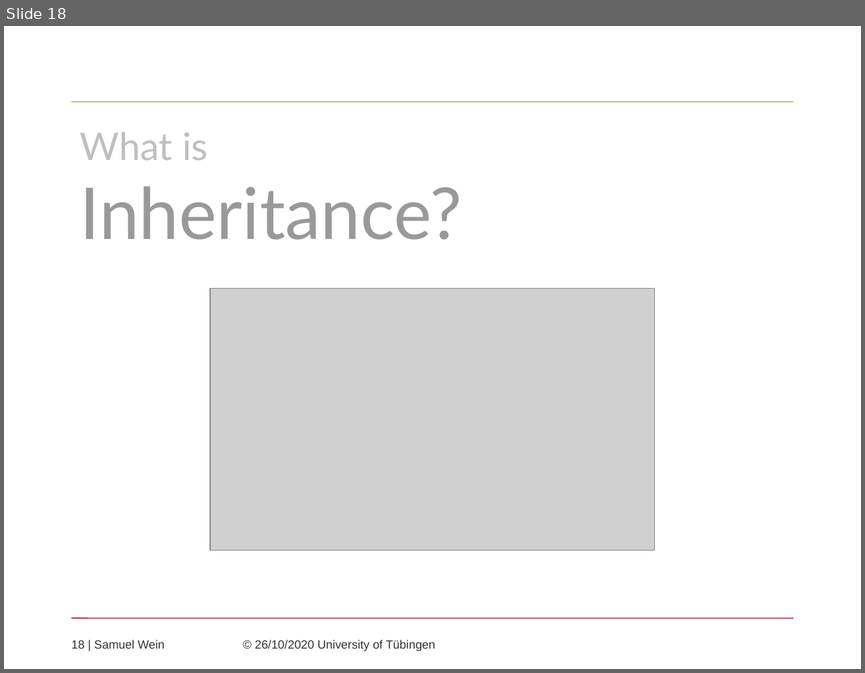
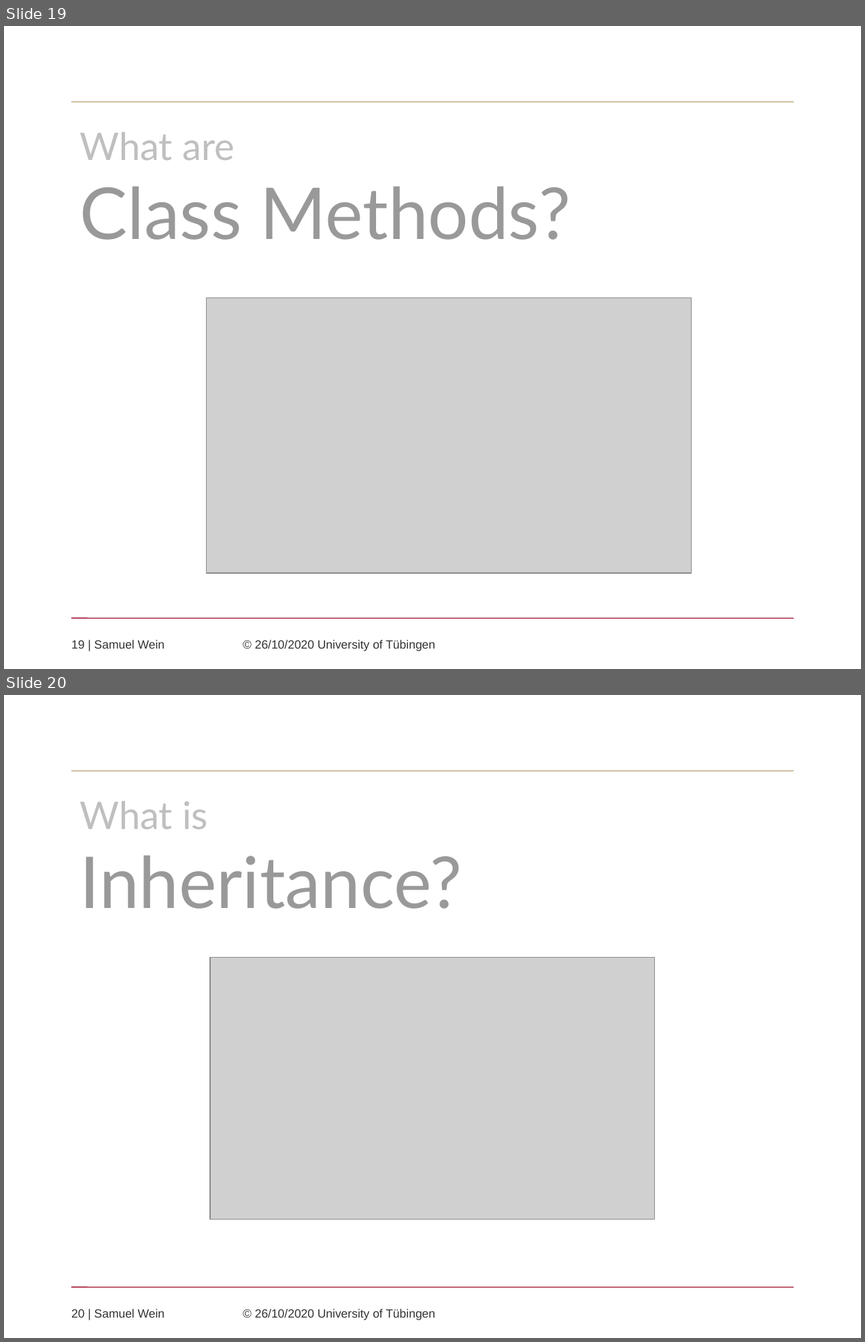
Before and after one commit to SNE4K3R/python_oop, a slide deck: slides/python_oop_introduction.pptx. Shown one above the other, each under a label of ours: slide 18 before the commit, slides 19 and 20 after it. The pictures are 865x673 and 865x1342 pixels, drawn with LibreOffice and Linux fonts; fonts in the diff are those of the drawing; grey boxes stand for pictures; background and template pictures are left out. Boxes give left, top, right and bottom in pixels: in the first picture for what was removed or moved away, otherwise in the second. Text is boxed around its words. In the diff, an @@ line names an element or a change of style, - is before the commit and + after.

```diff
--- a/slides/python_oop_introduction.pptx
+++ b/slides/python_oop_introduction.pptx
@@ slide 19 added at [4,26,861,669], background #FFFFFF; not listed: 2 template elements that a slide beside it also shows @@
@@ text added at [79,132,570,240], 60 pt, text #999999 @@
+What are
+Class Methods?
@@ picture added at [206,297,691,573] @@
@@ text added at [71,639,435,651], 10 pt, text #333333 @@
+19 | Samuel Wein © 26/10/2020 University of Tübingen
@@ what was slide 18 is now slide 20 @@
@@ text at [71,1308,435,1320]: text changed @@
-18 | Samuel Wein © 26/10/2020 University of Tübingen
+20 | Samuel Wein © 26/10/2020 University of Tübingen
```
Also in this commit, not shown: 1 slide changed, 1 other slide added, 3 other files.
